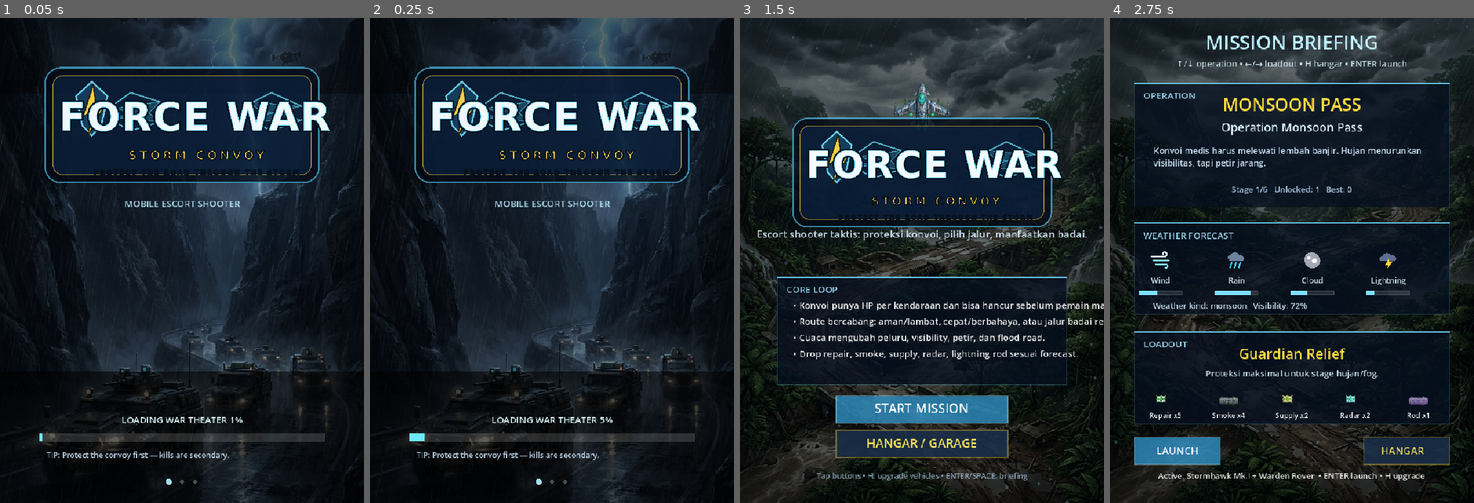
Above: before the commit, frames 1-4 (left to right).
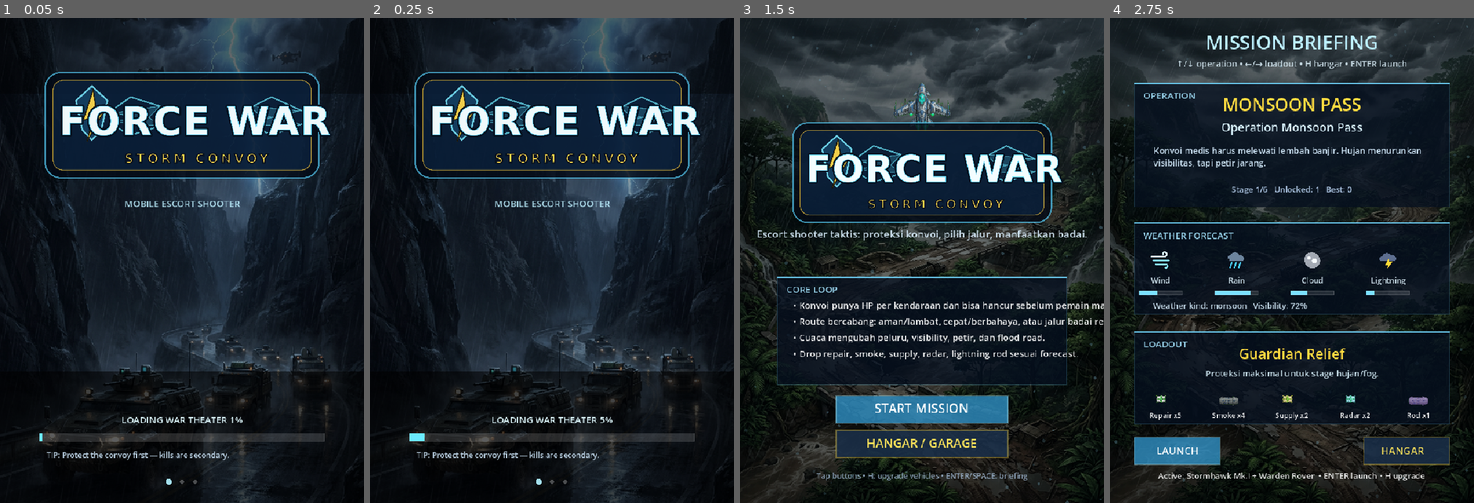
Above: after the commit, the same moments.

Repository: Scryptexai/Force-War
Game: Godot game, scene res://scenes/Main.tscn
Two runs of this game, one before a commit and one after it. Both use one fixed random seed, a clock stepped at 60 frames per second and the inputs below.
Inputs (mouse positions are in pixels of both pictures, inside the frame that each line leads up to):
- Up to frame 1 (0.05 s): no input
- Up to frame 2 (0.25 s): no input
- Up to frame 3 (1.5 s): tap Enter at 0.5 s; move the mouse to (1002, 236) at 0.52 s; hold Right (move_right) 0.53-1.25 s; tap B (bomb) at 0.6 s; click (1002, 236) at 0.67 s; tap Space at 0.77 s; drag from (849, 284) to (903, 357) at 1.27 s
- Up to frame 4 (2.75 s): move the mouse to (1328, 153) at 2.02 s; hold Right (move_right) from 2.03 s (still down); tap Enter at 2.1 s

The runs differ from the first frame. In frame 1, 5.9% of the frame differs, in the area x 12-91%, y 10-34%; in frame 2, 5.9%; in frame 3, 4.9%; in frame 4, nothing differs.

Commit message:
Replace Godot web splash with Force War branding
Co-authored-by: arena-agent <297053741+arena-agent@users.noreply.github.com>

Diff:
--- a/project.godot
+++ b/project.godot
@@ -7,7 +7,11 @@
 config/description="Original tactical escort shooter built in Godot 4.6.2 and ready for Web export."
 run/main_scene="res://scenes/Main.tscn"
 config/features=PackedStringArray("4.6")
-config/icon="res://icon.svg"
+config/icon="res://assets/rendered/app_icon_force_war.png"
+boot_splash/image="res://assets/rendered/web_boot_splash_force_war.png"
+boot_splash/fullsize=true
+boot_splash/use_filter=true
+boot_splash/bg_color=Color(0, 0, 0, 1)
 
 [display]
 window/size/viewport_width=720
Binary file added: assets/rendered/app_icon_force_war.png
Not shown, added: assets/rendered/app_icon_force_war.png.import
Binary file changed: assets/rendered/logo_force_war_wordmark.png
Binary file added: assets/rendered/web_boot_splash_force_war.png
Not shown, added: assets/rendered/web_boot_splash_force_war.png.import
Binary file changed: index.apple-touch-icon.png
Binary file changed: index.icon.png
Binary file changed: index.png
Not shown, changed: README.md
Not shown, changed: docs/ASSET_CATALOG.md
Not shown, changed: index.html
Not shown, changed: index.pck
(and 1 more such lines)
